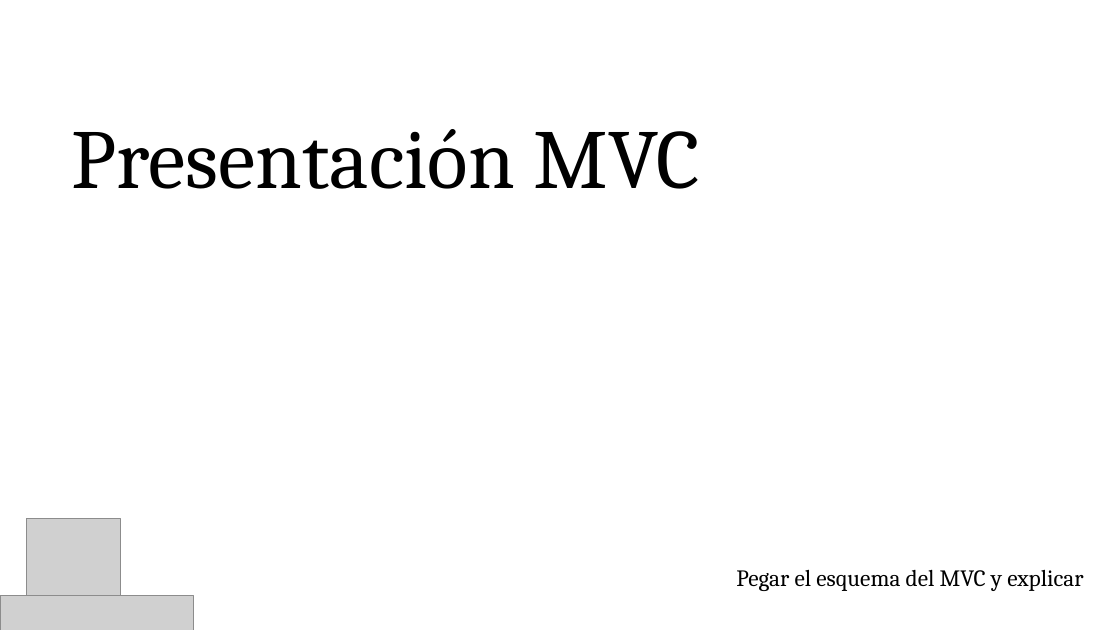
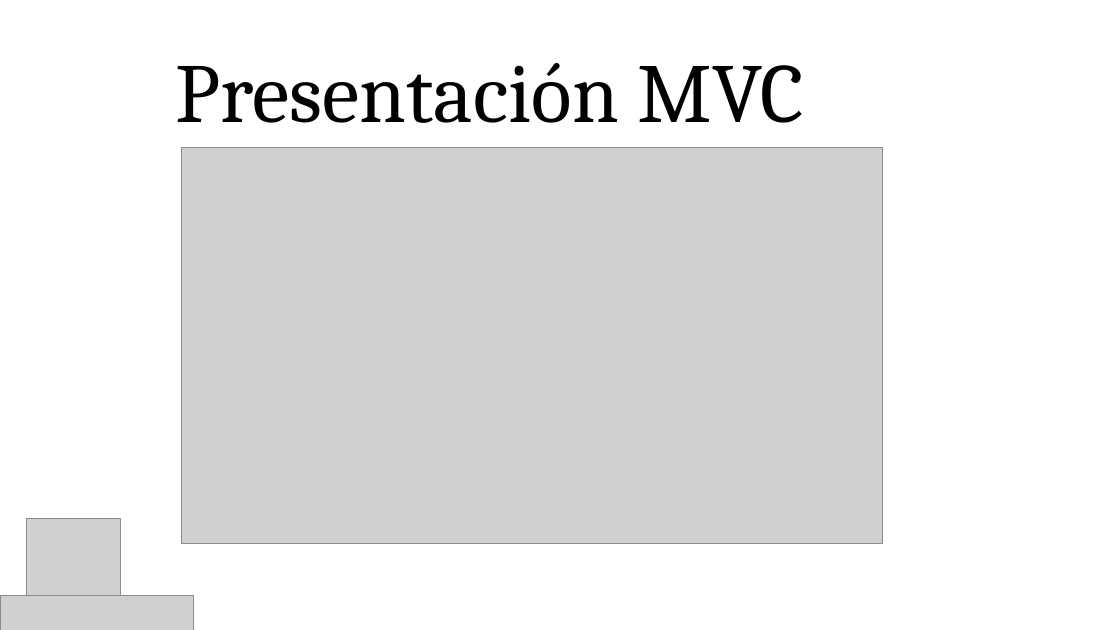
Before and after one commit to SneyderMotta/COFFILOMBIA-GP70, a slide deck: slide 7 of actas/Presentación de Proyectos.pptx. Drawn at 1120x630 pixels with LibreOffice and Linux fonts; fonts in the diff are those of the drawing; grey boxes stand for pictures; background and template pictures are left out. Boxes give left, top, right and bottom in pixels: in the first picture for what was removed or moved away, otherwise in the second. Text is boxed around its words. In the diff, an @@ line names an element or a change of style, - is before the commit and + after.

```diff
--- a/actas/Presentación de Proyectos.pptx
+++ b/actas/Presentación de Proyectos.pptx
@@ text "Presentación MVC": place and size @@
-text "Presentación MVC" at bbox=[72, 129, 700, 189]
+text "Presentación MVC" at bbox=[176, 63, 804, 123]
@@ picture added at bbox=[181, 148, 883, 544] @@
@@ text removed at bbox=[736, 569, 1083, 591] @@
-Pegar el esquema del MVC y explicar
```
Also in this commit, not shown: 1 other slide changed, 1 slide added, 1 slide removed, 7 other files.
